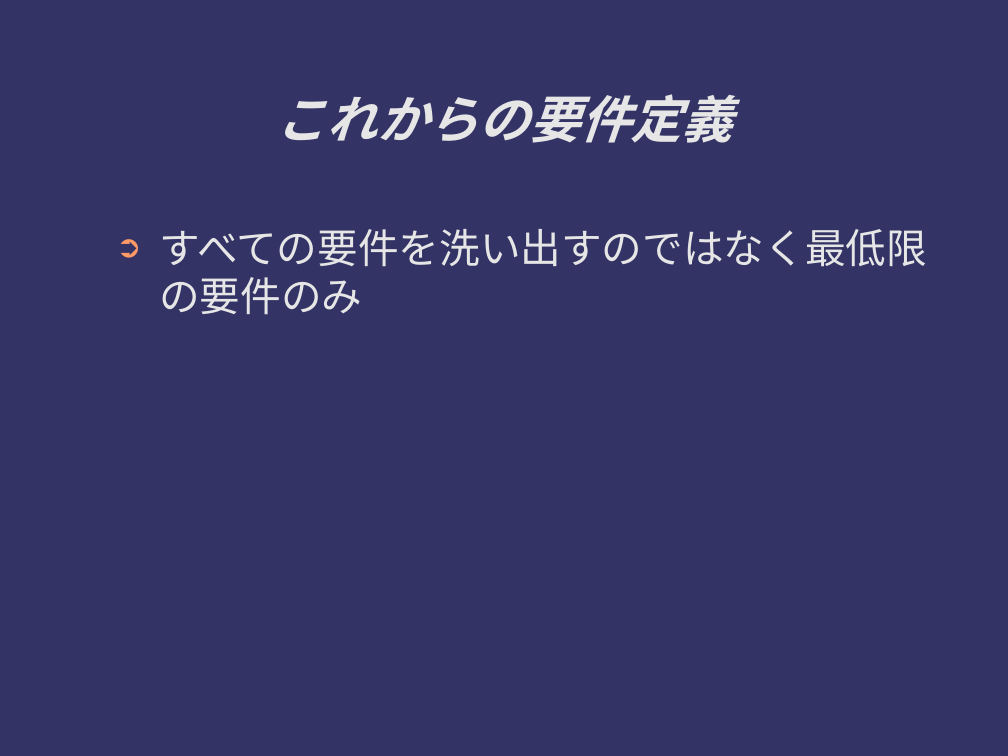
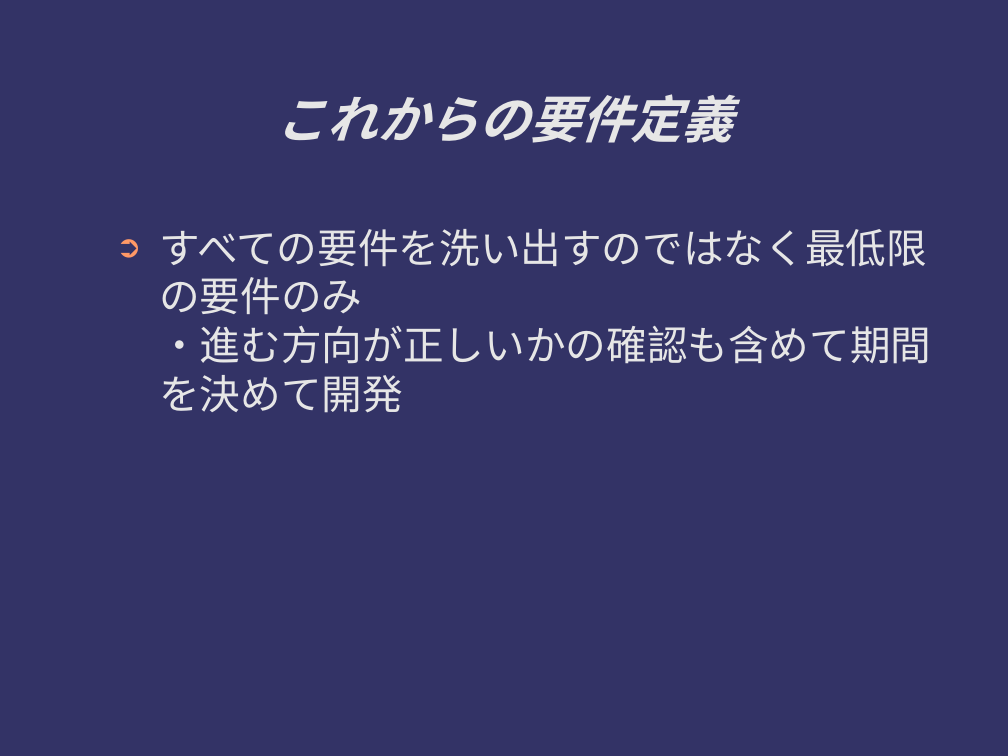
Before and after one commit to ichylinux/daddy, a slide deck: slide 12 of doc/concept.odp (slide 10 before the commit). Drawn at 1008x756 pixels with LibreOffice and Linux fonts; fonts in the diff are those of the drawing. Boxes give left, top, right and bottom in pixels: in the first picture for what was removed or moved away, otherwise in the second. Text is boxed around its words. In the diff, an @@ line names an element or a change of style, - is before the commit and + after.

```diff
--- a/doc/concept.odp
+++ b/doc/concept.odp
@@ text at [159, 229, 931, 413]: text changed @@
-➲ すべての要件を洗い出すのではなく最低限の要件のみ
+➲ すべての要件を洗い出すのではなく最低限の要件のみ
+  ・進む方向が正しいかの確認も含めて期間を決めて開発
```
Also in this commit, not shown: 4 other slides changed, 5 slides added.
